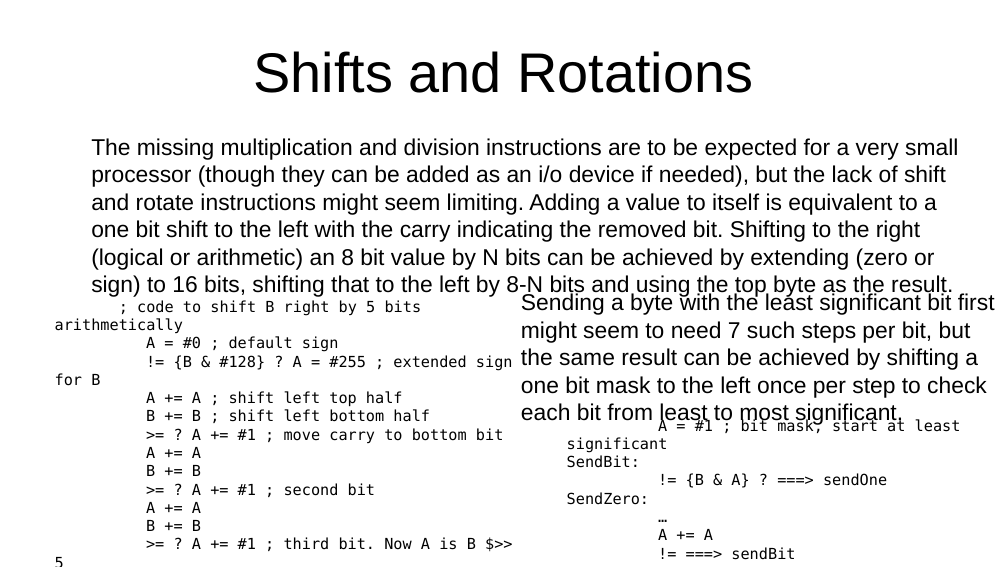
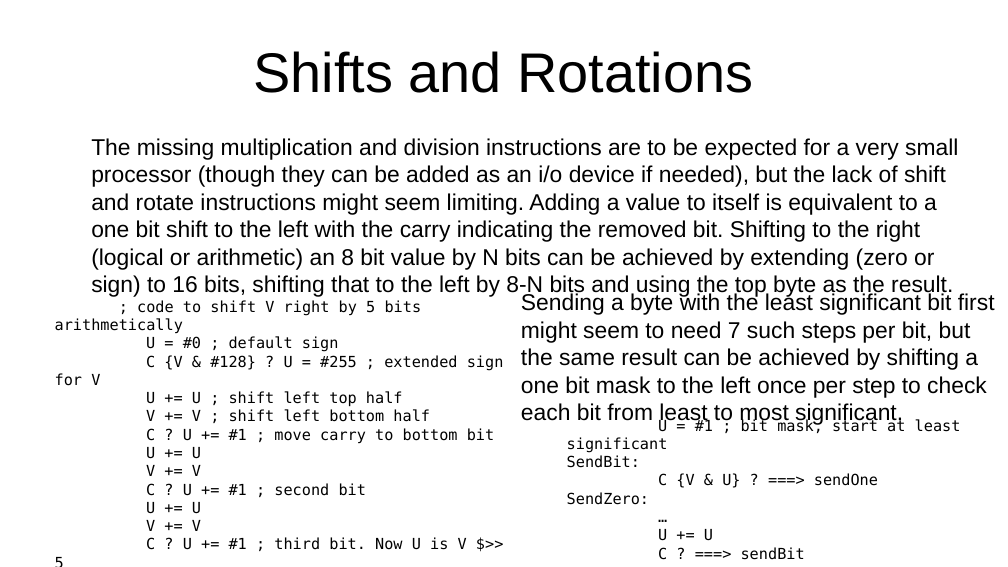
Before and after one commit to jeceljr/baby8, a slide deck: slide 12 of doc/baby8.odp. Drawn at 1008x567 pixels with LibreOffice and Linux fonts; fonts in the diff are those of the drawing. Boxes give left, top, right and bottom in pixels: in the first picture for what was removed or moved away, otherwise in the second. Text is boxed around its words. In the diff, an @@ line names an element or a change of style, - is before the commit and + after.

```diff
--- a/doc/baby8.odp
+++ b/doc/baby8.odp
@@ text at <box>55,300,504,550</box>: text changed @@
-; code to shift B right by 5 bits arithmetically
-A = #0 ; default sign
-!= {B & #128} ? A = #255 ; extended sign for B
-A += A ; shift left top half
-B += B ; shift left bottom half
->= ? A += #1 ; move carry to bottom bit
-A += A
-B += B
->= ? A += #1 ; second bit
-A += A
-B += B
->= ? A += #1 ; third bit. Now A is B $>> 5
+; code to shift V right by 5 bits arithmetically
+U = #0 ; default sign
+C {V & #128} ? U = #255 ; extended sign for V
+U += U ; shift left top half
+V += V ; shift left bottom half
+C ? U += #1 ; move carry to bottom bit
+U += U
+V += V
+C ? U += #1 ; second bit
+U += U
+V += V
+C ? U += #1 ; third bit. Now U is V $>> 5
@@ text at <box>567,418,961,453</box>: text changed @@
-A = #1 ; bit mask, start at least significant
+U = #1 ; bit mask, start at least significant
@@ text at <box>658,473,878,488</box>: text changed @@
-!= {B & A} ? ===> sendOne
+C {V & U} ? ===> sendOne
@@ text at <box>658,529,805,560</box>: text changed @@
-A += A
-!= ===> sendBit
+U += U
+C ? ===> sendBit
```
Also in this commit, not shown: 5 other slides changed, 1 other file.
